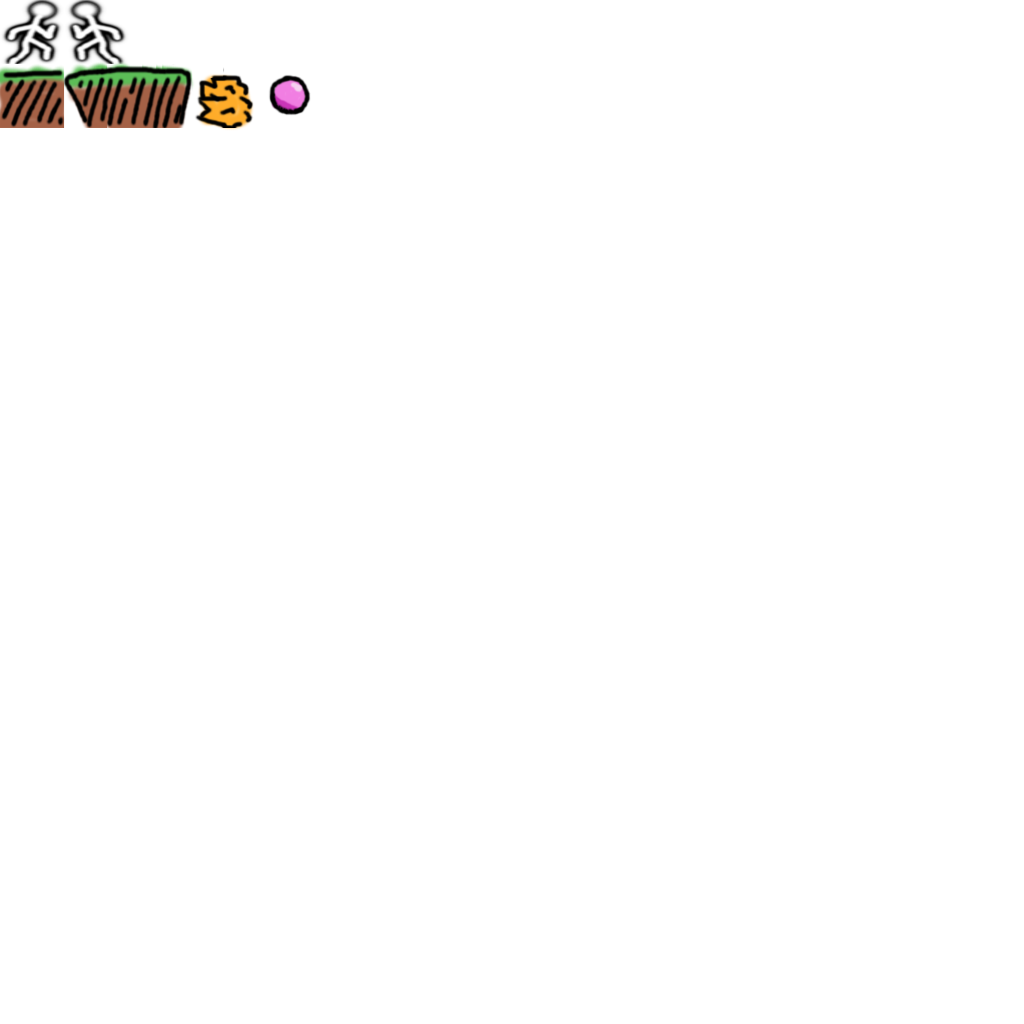
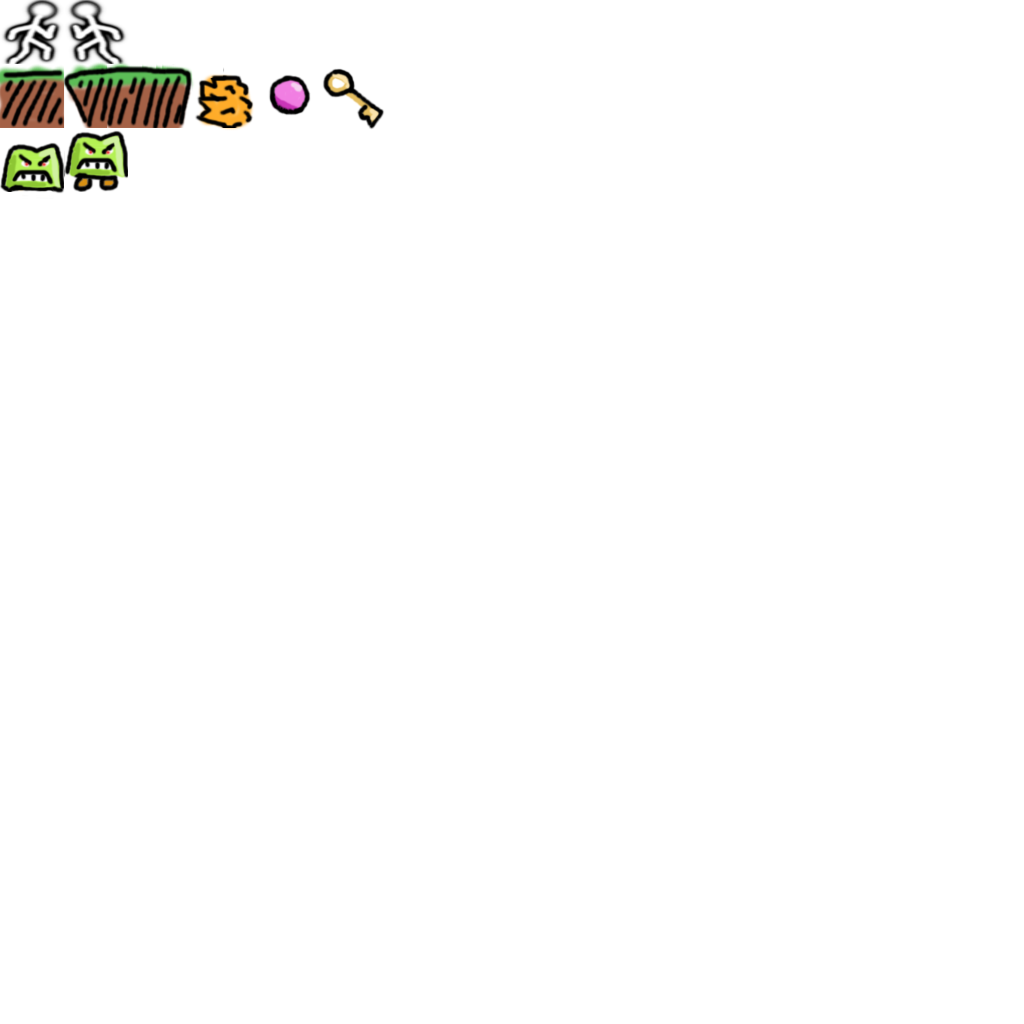
Before/after of a 1024px x 1024px layered artwork. What changed in the layer stack:
painted on "Layer copy" over (x1=0, y1=68, x2=385, y2=199)
